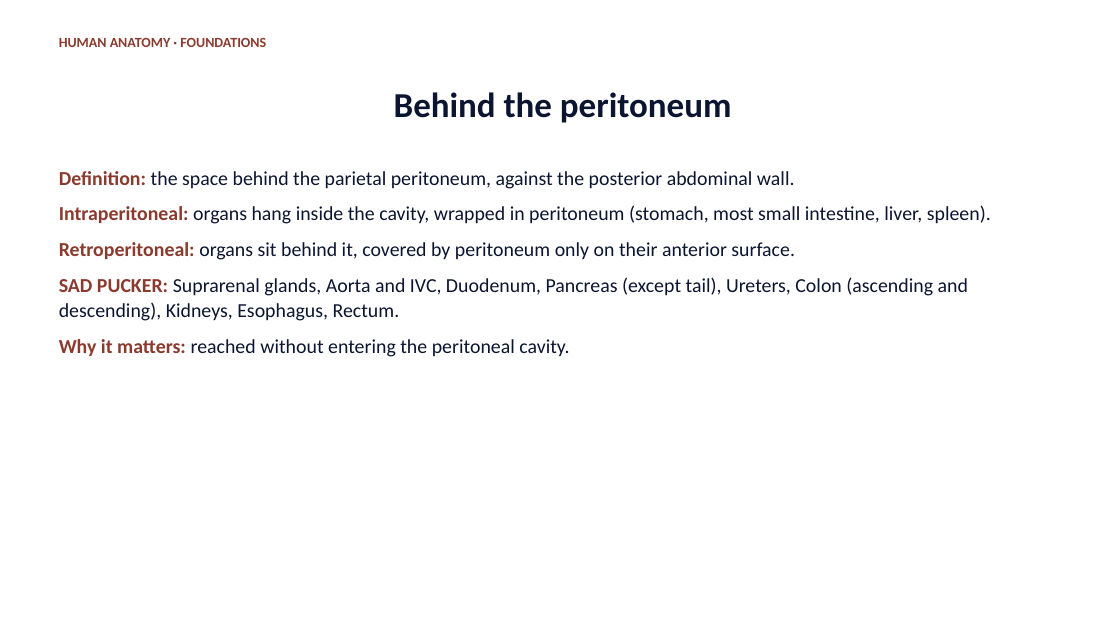
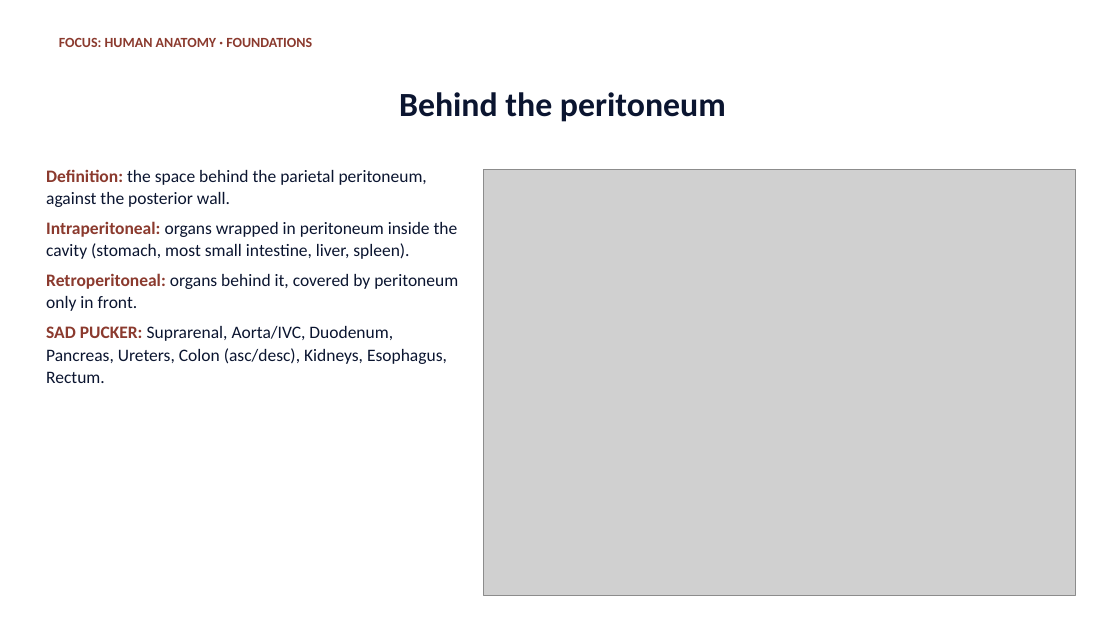
Before and after one commit to drsrennie-stack/A-P-lecture-core, a slide deck: slide 19 of Foundations-Human-Anatomy.pptx (slide 21 before the commit). Drawn at 1120x630 pixels with LibreOffice and Linux fonts; fonts in the diff are those of the drawing; grey boxes stand for pictures. Boxes give left, top, right and bottom in pixels: in the first picture for what was removed or moved away, otherwise in the second. Text is boxed around its words. In the diff, an @@ line names an element or a change of style, - is before the commit and + after.

```diff
--- a/Foundations-Human-Anatomy.pptx
+++ b/Foundations-Human-Anatomy.pptx
@@ text at [59, 38, 312, 47]: text changed @@
-HUMAN ANATOMY · FOUNDATIONS
+FOCUS: HUMAN ANATOMY · FOUNDATIONS
@@ title "Behind the peritoneum" at [399, 92, 726, 122]: size 30 to 29 pt @@
@@ text at [46, 169, 458, 383]: text changed; size 17 to 15 pt @@
-Definition: the space behind the parietal peritoneum, against the posterior abdominal wall.
-Intraperitoneal: organs hang inside the cavity, wrapped in peritoneum (stomach, most small intestine, liver, spleen).
-Retroperitoneal: organs sit behind it, covered by peritoneum only on their anterior surface.
-SAD PUCKER: Suprarenal glands, Aorta and IVC, Duodenum, Pancreas (except tail), Ureters, Colon (ascending and descending), Kidneys, Esophagus, Rectum.
-Why it matters: reached without entering the peritoneal cavity.
+Definition: the space behind the parietal peritoneum, against the posterior wall.
+Intraperitoneal: organs wrapped in peritoneum inside the cavity (stomach, most small intestine, liver, spleen).
+Retroperitoneal: organs behind it, covered by peritoneum only in front.
+SAD PUCKER: Suprarenal, Aorta/IVC, Duodenum, Pancreas, Ureters, Colon (asc/desc), Kidneys, Esophagus, Rectum.
@@ picture added at [483, 170, 1075, 596] @@
```
Also in this commit, not shown: 21 other slides changed, 1 slide added, 5 slides removed, 1 other file.
